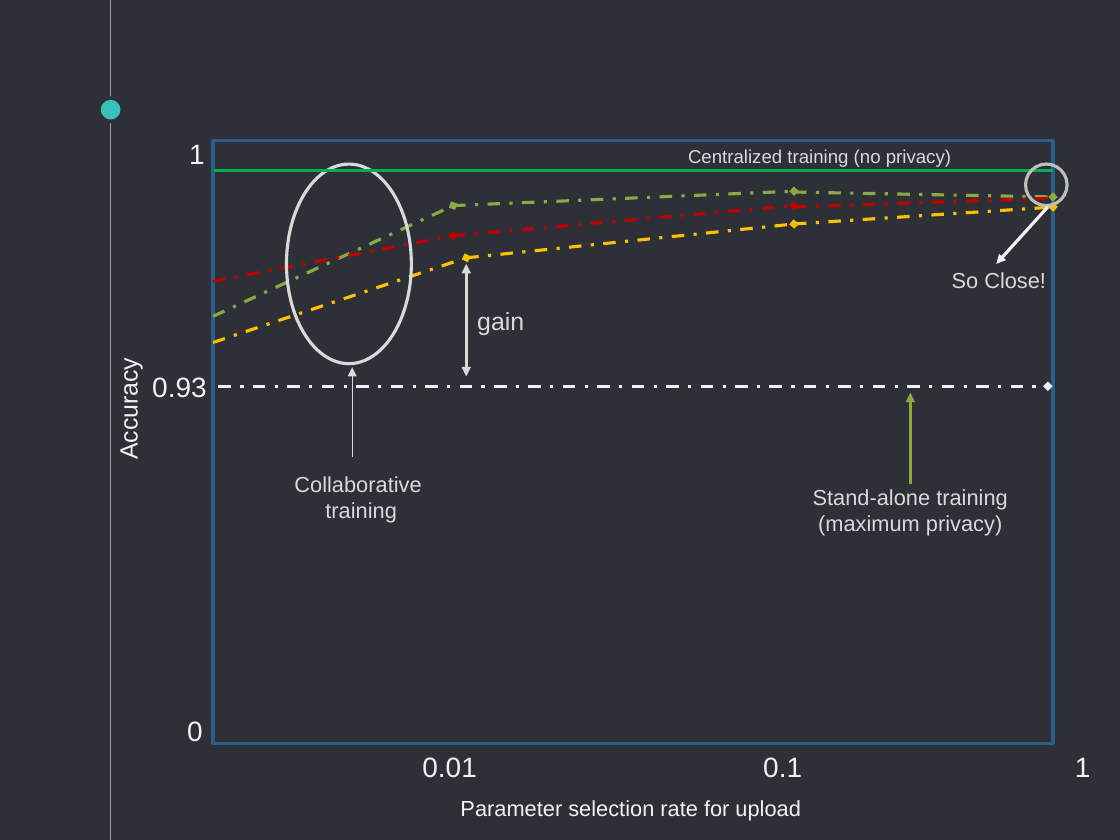
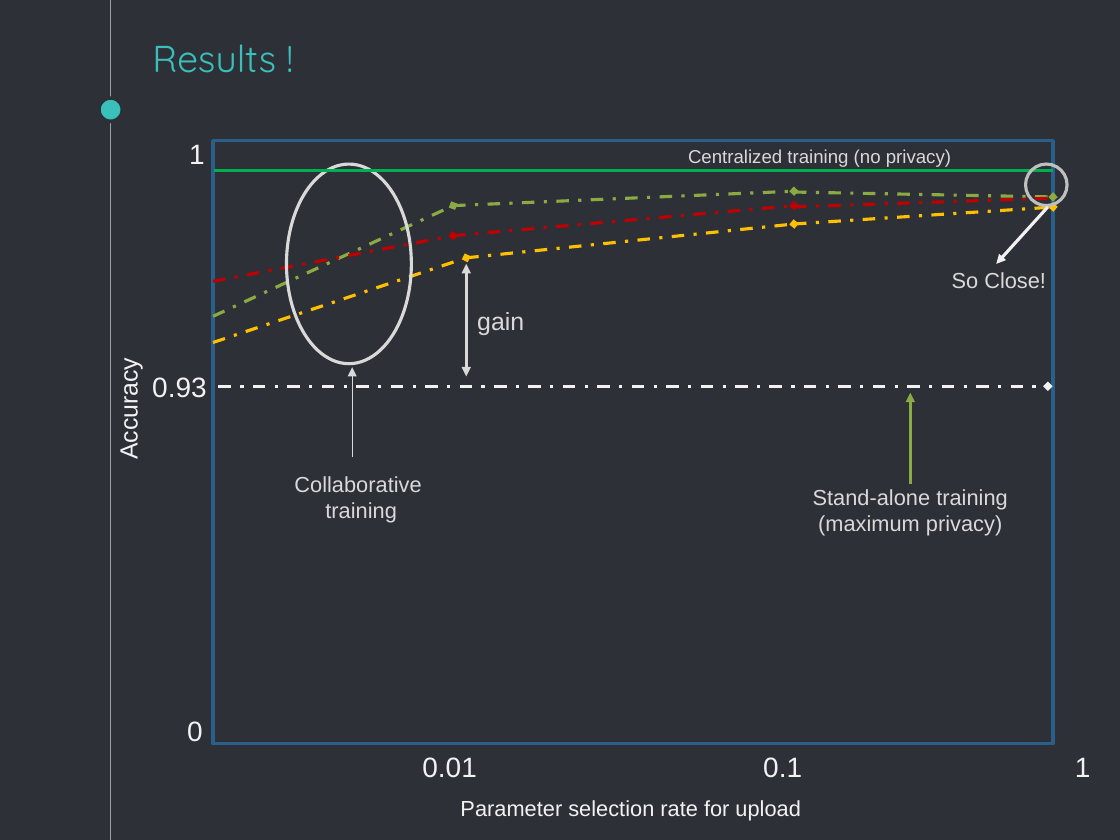
Before and after one commit to vaibhav90/Reading_Exam, a slide deck: slide 14 of Presentation/Eleanor.pptx. Drawn at 1120x840 pixels with LibreOffice and Linux fonts; fonts in the diff are those of the drawing. Boxes give left, top, right and bottom in pixels: in the first picture for what was removed or moved away, otherwise in the second. Text is boxed around its words. In the diff, an @@ line names an element or a change of style, - is before the commit and + after.

```diff
--- a/Presentation/Eleanor.pptx
+++ b/Presentation/Eleanor.pptx
@@ title added at (152,44,276,73), 24 pt, text #39C0BA @@
+Results !
```
Also in this commit, not shown: 13 other slides changed, 4 slides removed.
